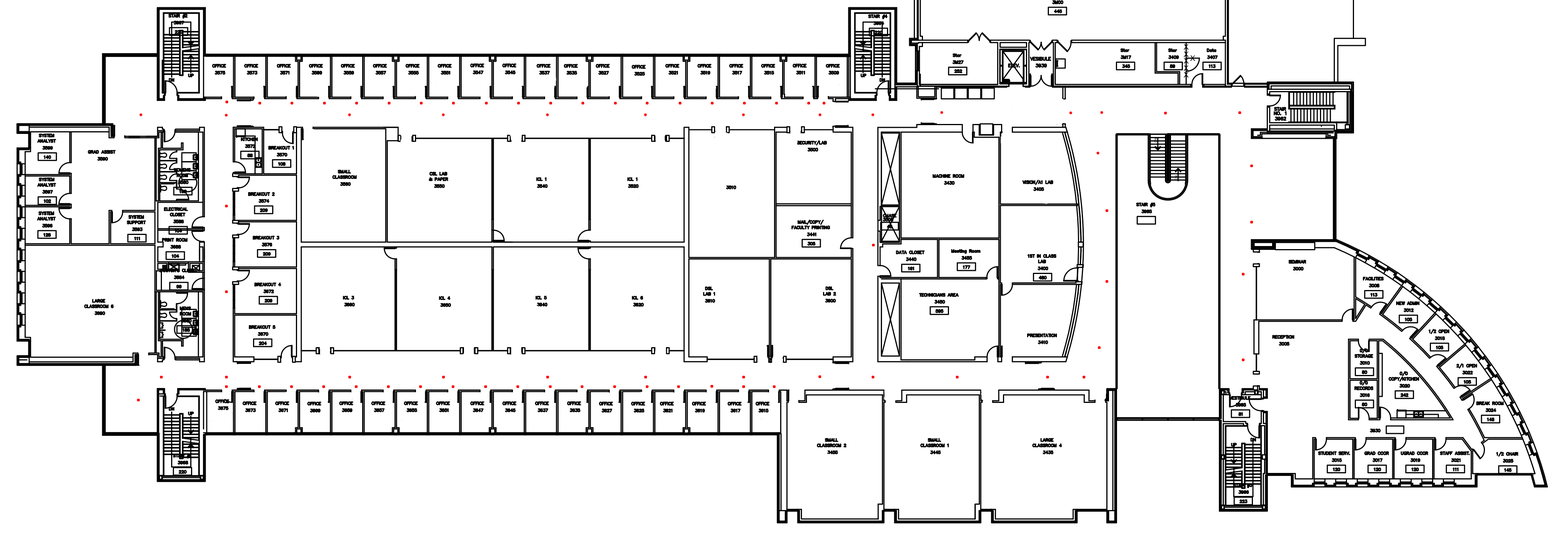
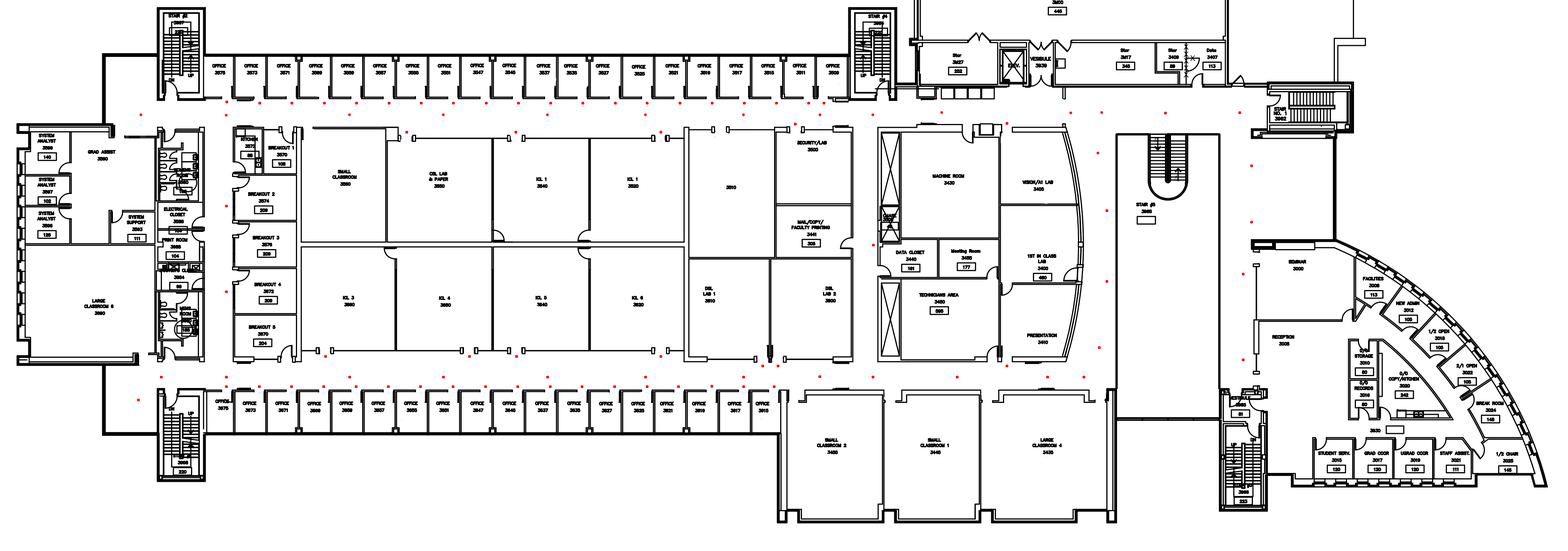
Layered file, before and after one edit (1568x551). Changes by layer:
painted on "Locations" over bbox(324, 122, 1009, 368)
